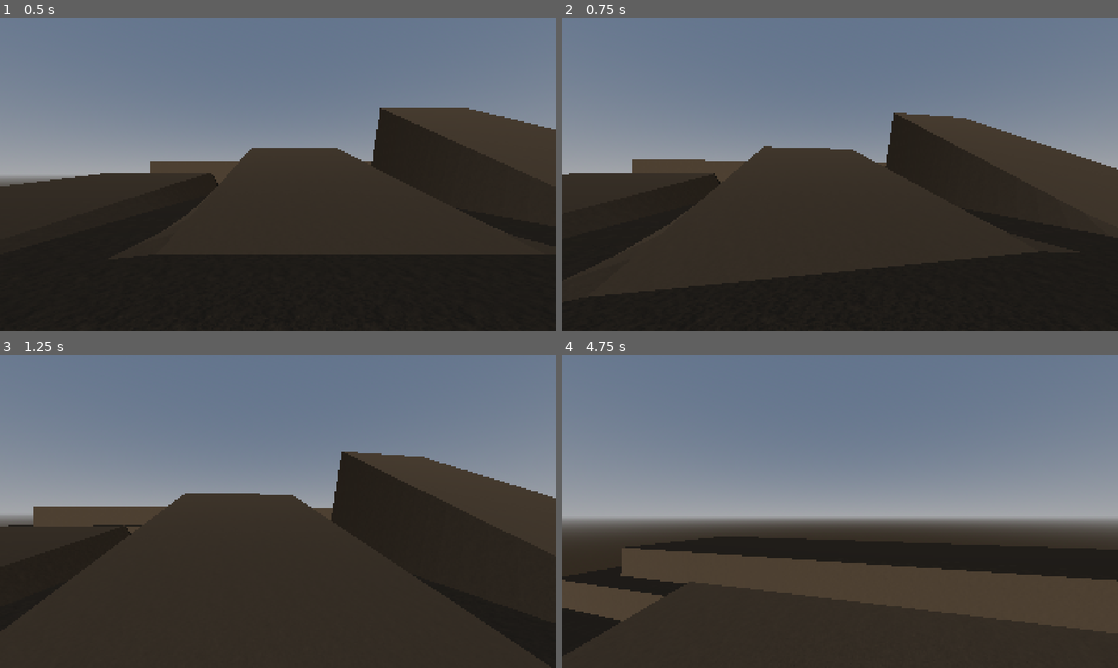
Above: before the commit, frames 1-4 (two rows, left to right).
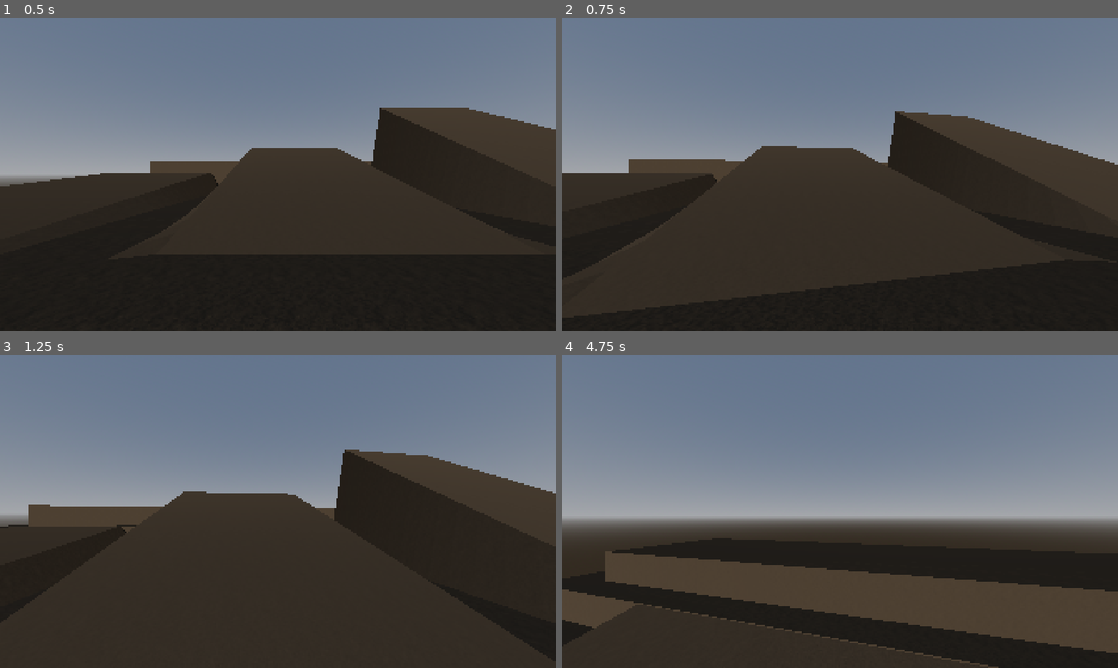
Above: after the commit, the same moments.

Repository: JFCarson/goon-tomb
Game: Godot game, scene res://main.tscn
Two runs of this game, one before a commit and one after it. Both use one fixed random seed, a clock stepped at 60 frames per second and the inputs below.
Inputs (mouse positions are in pixels of both pictures, inside the frame that each line leads up to):
- Up to frame 1 (0.5 s): no input
- Up to frame 2 (0.75 s): tap Enter at 0.5 s; move the mouse to (867, 174) at 0.52 s; hold W (move_forward) from 0.53 s (still down); hold Shift (sprint) from 0.53 s (still down)
- Up to frame 3 (1.25 s): keep holding W (move_forward); keep holding Shift (sprint); tap Space (jump) at 0.77, 0.8, 1.07 s
- Up to frame 4 (4.75 s): keep holding W (move_forward); move the mouse to (812, 511) at 1.27 s; release Shift (sprint) at 1.28 s; tap Space (jump) at 1.35, 1.52, 1.82, 2.3, 3.02, 3.32, 3.6, 3.77, 4.07, 4.52 s; tap Shift (sprint) at 1.55, 2.85, 4.35 s; move the mouse to (851, 505) at 2.02 s; hold Shift (sprint) 2.03-2.78 s; move the mouse to (834, 517) at 2.77 s; move the mouse to (878, 514) at 3.52 s; move the mouse to (795, 508) at 4.27 s

Frame 1 is identical in both runs. In frame 2, 1.4% of the frame differs, in the area x 0-100%, y 29-96%; in frame 3, 1.0%; in frame 4, 7.2%, in the area x 0-100%, y 58-100%.

Commit message:
feat(player-controller): implemented is_sprinting flag & improved feel

Diff:
--- a/src/player/player.tscn
+++ b/src/player/player.tscn
@@ -14,7 +14,8 @@
 script = ExtResource("1_4anbu")
 camera_sensitivity = 0.002
 movement_speed = 3.0
-acceleration = 35.0
+acceleration = 20.0
+turn_acceleration = 100.0
 sprint_multiplier = 2.0
 backward_speed_multiplier = 0.65
 air_movement_speed_percentage = 0.35
--- a/src/player/scripts/player.gd
+++ b/src/player/scripts/player.gd
@@ -9,61 +9,83 @@
 @onready var camera_holder : Node3D = $CameraHolder
 var camera_pitch : float = 0.0
 
+
 # Movement Variables
 @export var movement_speed : float
 @export var acceleration : float
+@export var turn_acceleration : float
 @export var sprint_multiplier : float
 @export var backward_speed_multiplier : float
 @export var air_movement_speed_percentage : float
 @export var jump_height : float
+var is_sprinting : bool = false
 
 
 func _ready() -> void:
-	# Capture the mouse.
+	# Capture the player's mouse.
 	Input.set_mouse_mode(Input.MOUSE_MODE_CAPTURED)
 
 
-func _unhandled_input(event: InputEvent) -> void:
-	# Handle looking with mouse motion.
+func _unhandled_input(event : InputEvent) -> void:
+	# Handle camera inputs.
 	if event is InputEventMouseMotion and Input.get_mouse_mode() == Input.MOUSE_MODE_CAPTURED:
-		# Handle horizontal look.
 		rotate_y(-event.relative.x * camera_sensitivity)
 
-		# Handle vertical look.
 		camera_pitch -= event.relative.y * camera_sensitivity
 		camera_pitch = clamp(camera_pitch, deg_to_rad(-80.0), deg_to_rad(80.0))
 		camera_holder.rotation.x = camera_pitch
 
 
-func _physics_process(delta: float) -> void:
+func _physics_process(delta : float) -> void:
+	# Apply gravity & momentum while airborne.
 	if not is_on_floor():
 		velocity += get_gravity() * delta
 
-	var input_vector := Input.get_vector("move_left", "move_right", "move_forward", "move_backwards")
-	var direction := (transform.basis * Vector3(input_vector.x, 0.0, input_vector.y)).normalized()
+	# Read the player's movement input.
+	var input_vector : Vector2 = Input.get_vector("move_left", "move_right", "move_forward", "move_backwards")
+
+	# Convert input into a world-space movement direction based on player rotation.
+	var direction : Vector3 = (transform.basis * Vector3(input_vector.x, 0.0, input_vector.y)).normalized()
+
+	# Interpolate how forward or backward the player is moving.
+	var forwardness : float = (-input_vector.y + 1.0) / 2.0
+
+	# Update the player's sprint state.
+	if Input.is_action_pressed("sprint") and forwardness > 0.5 and not input_vector.is_zero_approx():
+		is_sprinting = true
+	elif input_vector.is_zero_approx() or not Input.is_action_pressed("sprint"):
+		is_sprinting = false
+
+	# Calculate speed multipliers.
+	var speed_multiplier: float = lerp(backward_speed_multiplier, 1.0, forwardness)
+	if is_sprinting:
+		speed_multiplier = sprint_multiplier
+
+	# Calculate the final movement speed and control state.
+	var speed : float = movement_speed * speed_multiplier
 	var control : float = 1.0 if is_on_floor() else air_movement_speed_percentage
 
-	# How much the player is moving forwards.
-	var forwardness : float = (-input_vector.y + 1.0) / 2.0
-
-	# Interpolate between backward and forward speed values.
-	var speed_multiplier : float = lerp(backward_speed_multiplier, 1.0, forwardness)
-
-	# Calculate player speed based on direction of movement and sprint status.
-	if Input.is_action_pressed("sprint") and forwardness > 0.5:
-		speed_multiplier = lerp(speed_multiplier, sprint_multiplier, forwardness)
-
-	var speed : float = movement_speed * speed_multiplier
-
+	# Handle acceleration/deceleration.
 	if direction:
 		var target_velocity : Vector3 = direction * speed
+		var horizontal_velocity : Vector3 = Vector3(velocity.x, 0.0, velocity.z)
+		var acceleration_rate : float = acceleration
 
-		velocity.x = move_toward(velocity.x, target_velocity.x, acceleration * control * delta)
-		velocity.z = move_toward(velocity.z, target_velocity.z, acceleration * control * delta)
+		if horizontal_velocity.dot(target_velocity) < 0.0:
+			acceleration_rate = turn_acceleration
+
+		if horizontal_velocity.length_squared() < 0.01:
+			horizontal_velocity = target_velocity
+		else:
+			horizontal_velocity = horizontal_velocity.move_toward(target_velocity, acceleration_rate * control * delta)
+
+		velocity.x = horizontal_velocity.x
+		velocity.z = horizontal_velocity.z
 	else:
 		velocity.x = move_toward(velocity.x, 0.0, acceleration * control * delta)
 		velocity.z = move_toward(velocity.z, 0.0, acceleration * control * delta)
 
+	# Handle jumping.
 	if Input.is_action_just_pressed("jump") and is_on_floor():
 		velocity.y = sqrt(2.0 * jump_height)
 
